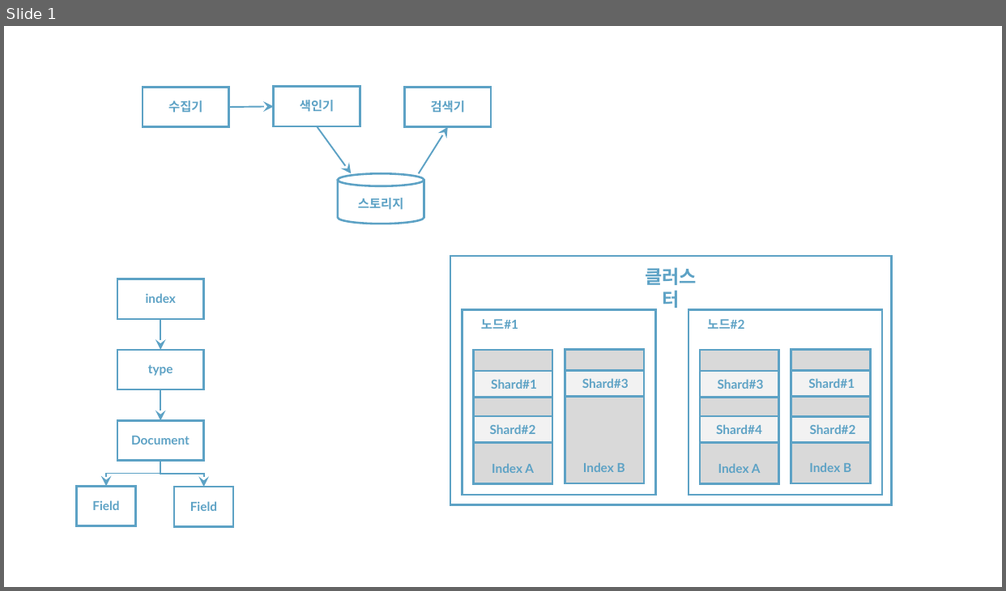
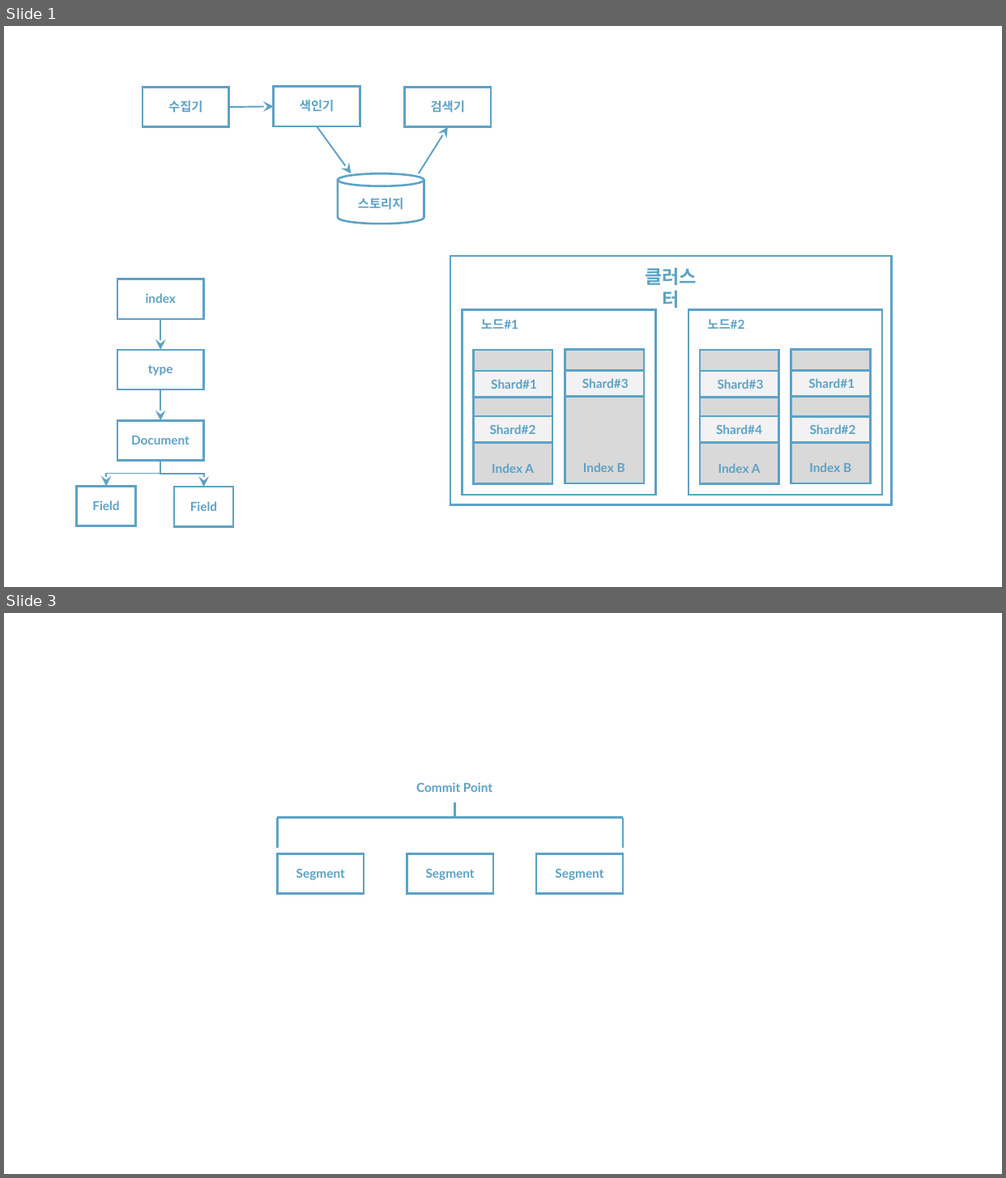
Before and after one commit to rudaks-han/book-summary, a slide deck: 엘라스틱서치실무가이드/ref/프레젠테이션1.pptx. Shown one above the other, each under a label of ours: slide 1 before the commit, slides 1 and 3 after it; the slides between them are not shown. The pictures are 1006x591 and 1006x1178 pixels, drawn with LibreOffice and Linux fonts; fonts in the diff are those of the drawing. Boxes give left, top, right and bottom in pixels: in the first picture for what was removed or moved away, otherwise in the second. Text is boxed around its words. In the diff, an @@ line names an element or a change of style, - is before the commit and + after.

```diff
--- a/엘라스틱서치실무가이드/ref/프레젠테이션1.pptx
+++ b/엘라스틱서치실무가이드/ref/프레젠테이션1.pptx
@@ slide 3 added at <box>4,613,1002,1174</box>, background #FFFFFF @@
@@ text added at <box>416,782,492,792</box>, 12 pt, text #5DA2C5, bold @@
+Commit Point
@@ line added from (454, 803) to (454, 818), #5DA2C5 2 pt @@
@@ line added from (277, 818) to (277, 848), #5DA2C5 2 pt @@
@@ line added from (277, 818) to (623, 818), #5DA2C5 2 pt @@
@@ line added from (623, 818) to (623, 848), #5DA2C5 2 pt @@
@@ rectangle added at <box>277,854,364,894</box>, outline #5DA2C5 2 pt @@
@@ rectangle added at <box>407,854,493,894</box>, outline #5DA2C5 2 pt @@
@@ rectangle added at <box>536,854,622,894</box>, outline #5DA2C5 2 pt @@
@@ text added at <box>296,869,345,880</box>, 12 pt, text #5DA2C5, bold @@
+Segment
@@ text added at <box>426,869,475,880</box>, 12 pt, text #5DA2C5, bold @@
+Segment
@@ text added at <box>555,869,603,880</box>, 12 pt, text #5DA2C5, bold @@
+Segment
```
Also in this commit, not shown: 2 other slides added, 4 other files.
